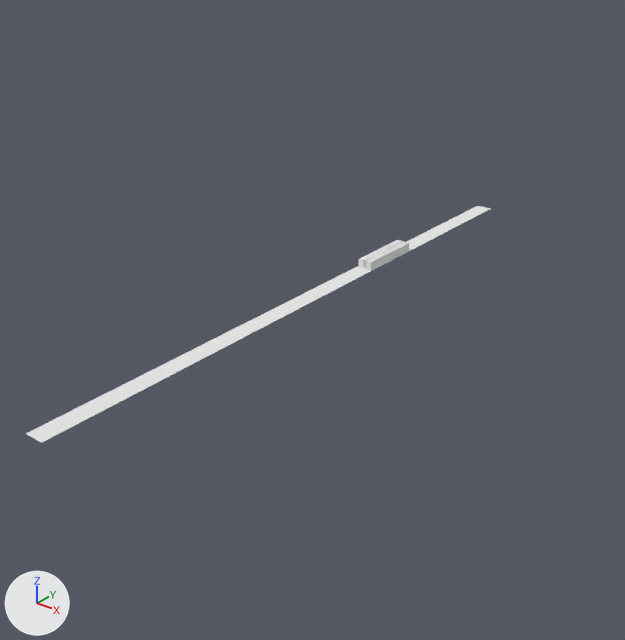
Renders of the Blender file Lane Shuffle/Assets/Blender/Environment.blend from each side of a commit.
Both versions are drawn from a 50 mm lens placed at (21.8, -32.8, 15.7), pointed at (-1.1, -4.2, -2.0). Every picture has the same lights, and +X, +Y and +Z are marked at lower left.

Objects in the first picture: 'Lane'.
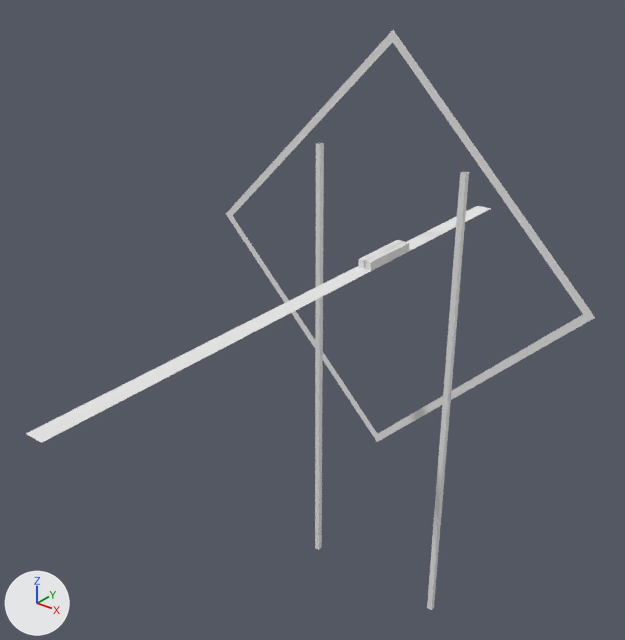
What changed in the scene script:
```text
Add me_cube_002:
    me_cube_002.from_pydata([(3.9, -20.0, 0.1), (3.9, 5.0, 0.1), (3.9, -20.0, -0.1), (3.9, 5.0, -0.1), (4.1, -20.0, 0.1), (4.1, 5.0, 0.1), (4.1, -20.0, -0.1), (4.1, 5.0, -0.1), (-4.1, -20.0, 0.1), (-4.1, 5.0, 0.1), (-4.1, -20.0, -0.1), (-4.1, 5.0, -0.1), (-3.9, -20.0, 0.1), (-3.9, 5.0, 0.1), (-3.9, -20.0, -0.1), (-3.9, 5.0, -0.1)], [], [(0, 1, 3, 2), (2, 3, 7, 6), (6, 7, 5, 4), (4, 5, 1, 0), (8, 9, 11, 10), (10, 11, 15, 14), (14, 15, 13, 12), (12, 13, 9, 8)])
Add me_cube_004:
    me_cube_004.from_pydata([(0.0, -10.1, 0.0), (-10.1, 0.0, 0.0), (10.1, 0.0, 0.0), (0.0, 10.1, 0.0), (0.0, -10.6, 0.0), (-10.6, 0.0, 0.0), (10.6, 0.0, 0.0), (0.0, 10.6, 0.0)], [], [(1, 5, 7, 3), (2, 6, 4, 0), (3, 7, 6, 2), (0, 4, 5, 1)])
Add ob_pillars:
    ob_pillars = bpy.data.objects.new('Pillars', me_cube_002)
    ob_pillars.location = (0.0, 0.0, 0.0)
    ob_pillars.rotation_euler = (1.571, 0.0, 0.0)  # degrees (90, 0, 0)
Add ob_hoop:
    ob_hoop = bpy.data.objects.new('Hoop', me_cube_004)
    ob_hoop.location = (0.0, 0.0, 0.0)
    ob_hoop.rotation_euler = (1.571, 0.0, 0.0)  # degrees (90, 0, 0)
```

Where the change shows, as pixel boxes (x1, y1, x2, y2) in the pictures (625 x 640 px):
'Hoop', added
    after: (226, 30, 595, 442)
'Pillars', added
    after: (315, 143, 469, 610)
